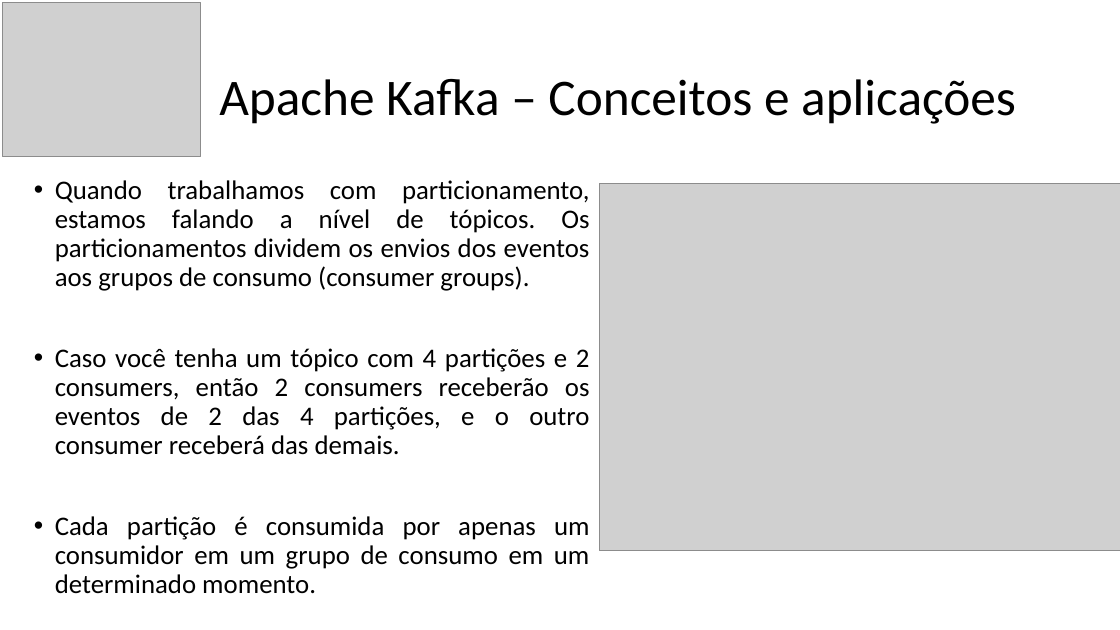
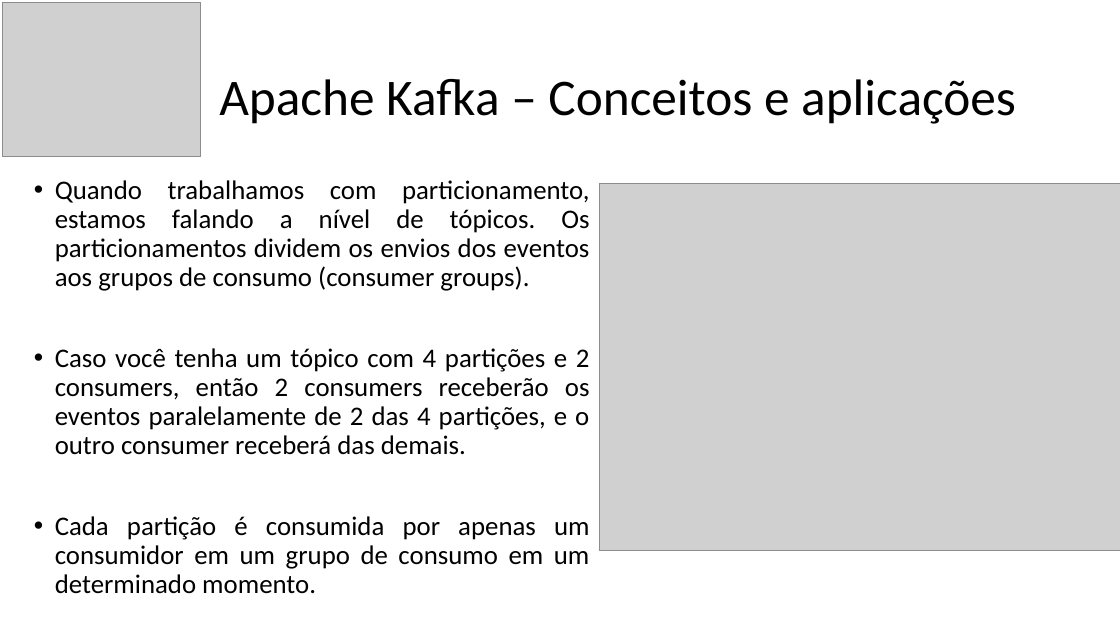
Before and after one commit to vhnegrisoli/curso-udemy-microsservicos-padrao-saga-orquestrado, a slide deck: slide 47 of Conteúdos/Apresentação - Saga.pptx. Drawn at 1120x630 pixels with LibreOffice and Linux fonts; fonts in the diff are those of the drawing; grey boxes stand for pictures. Boxes give left, top, right and bottom in pixels: in the first picture for what was removed or moved away, otherwise in the second. Text is boxed around its words. In the diff, an @@ line names an element or a change of style, - is before the commit and + after.

```diff
--- a/Conteúdos/Apresentação - Saga.pptx
+++ b/Conteúdos/Apresentação - Saga.pptx
@@ text at (55,348,590,455): text changed @@
-• Caso você tenha um tópico com 4 partições e 2 consumers, então 2 consumers receberão os eventos de 2 das 4 partições, e o outro consumer receberá das demais.
+• Caso você tenha um tópico com 4 partições e 2 consumers, então 2 consumers receberão os eventos paralelamente de 2 das 4 partições, e o outro consumer receberá das demais.
```
Also in this commit, not shown: 19 other files.
